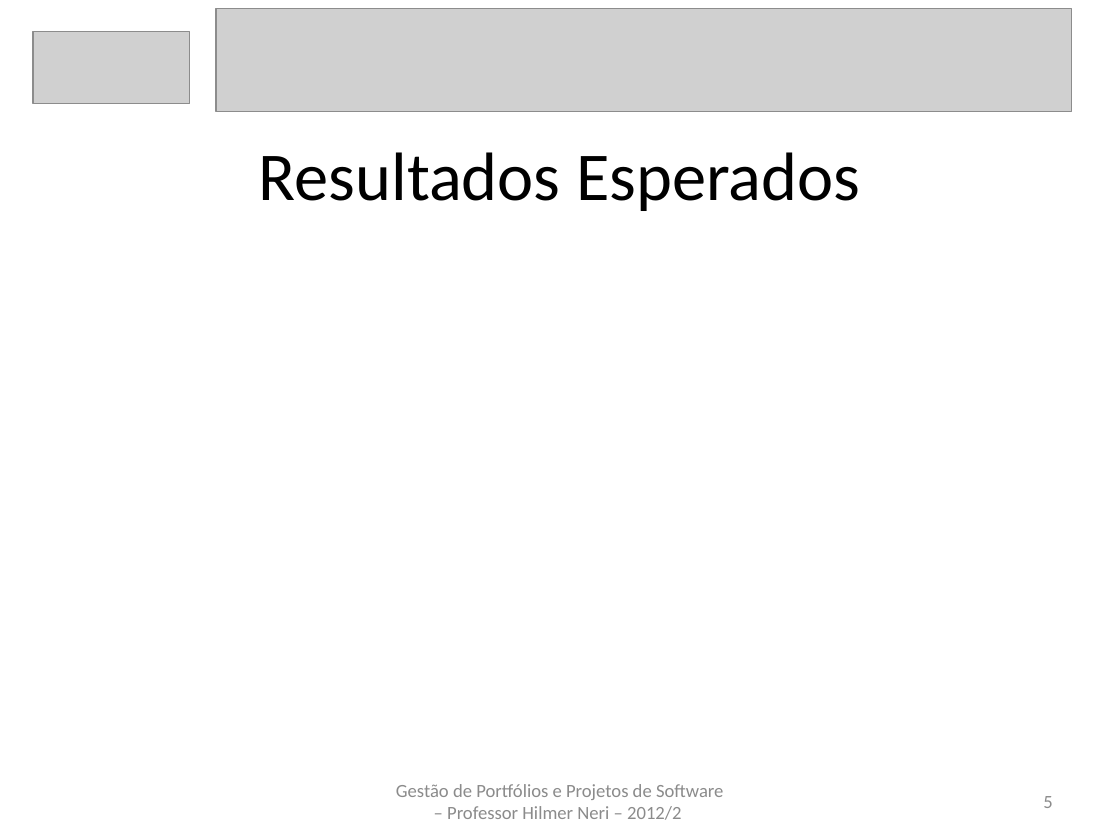
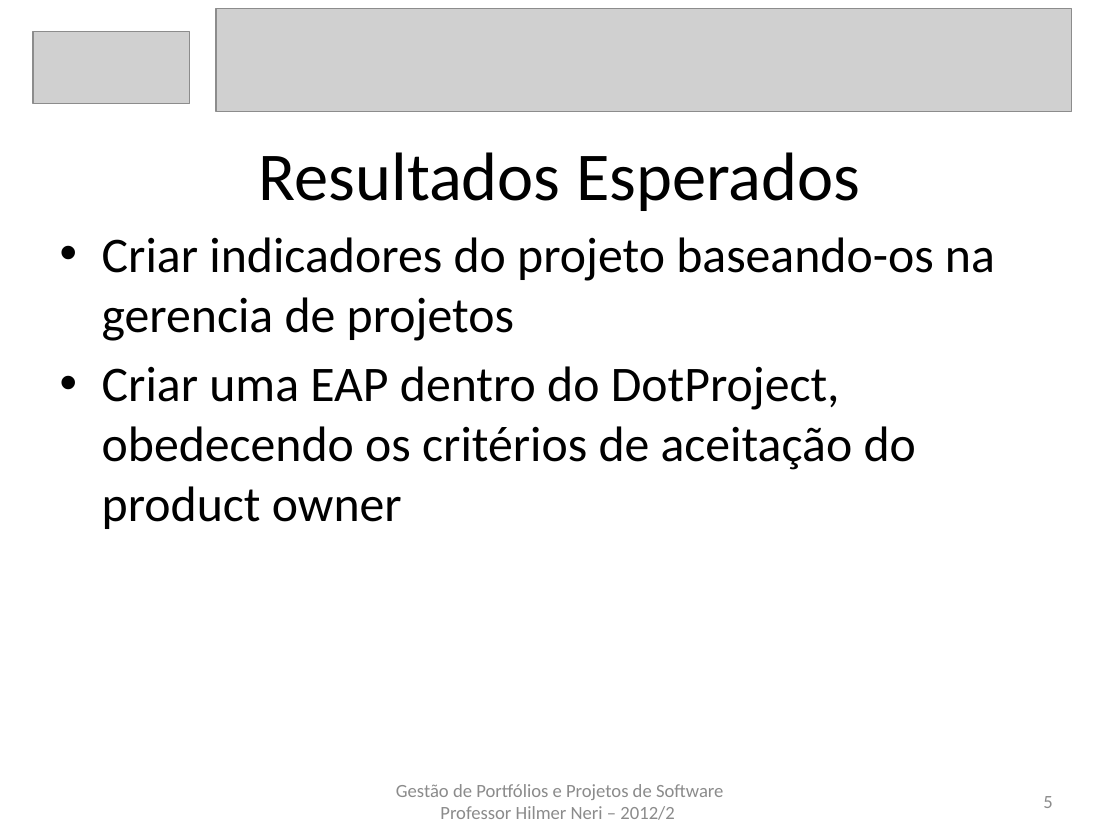
Before and after one commit to carlosneo/dotprojecteap, a slide deck: slide 5 of Dot Project EAP/4. System Management/Apresentacoes/apresentacaoV8.pptx. Drawn at 1120x840 pixels with LibreOffice and Linux fonts; fonts in the diff are those of the drawing; grey boxes stand for pictures. Boxes give left, top, right and bottom in pixels: in the first picture for what was removed or moved away, otherwise in the second. Text is boxed around its words. In the diff, an @@ line names an element or a change of style, - is before the commit and + after.

```diff
--- a/Dot Project EAP/4. System Management/Apresentacoes/apresentacaoV8.pptx
+++ b/Dot Project EAP/4. System Management/Apresentacoes/apresentacaoV8.pptx
@@ text added at (102,237,995,529), 32 pt, text #000000 @@
+• Criar indicadores do projeto baseando-os na gerencia de projetos
+• Criar uma EAP dentro do DotProject, obedecendo os critérios de aceitação do product owner
@@ text at (396,784,723,820): text changed @@
-Gestão de Portfólios e Projetos de Software – Professor Hilmer Neri – 2012/2
+Gestão de Portfólios e Projetos de Software Professor Hilmer Neri – 2012/2
```
Also in this commit, not shown: 5 other slides changed.
